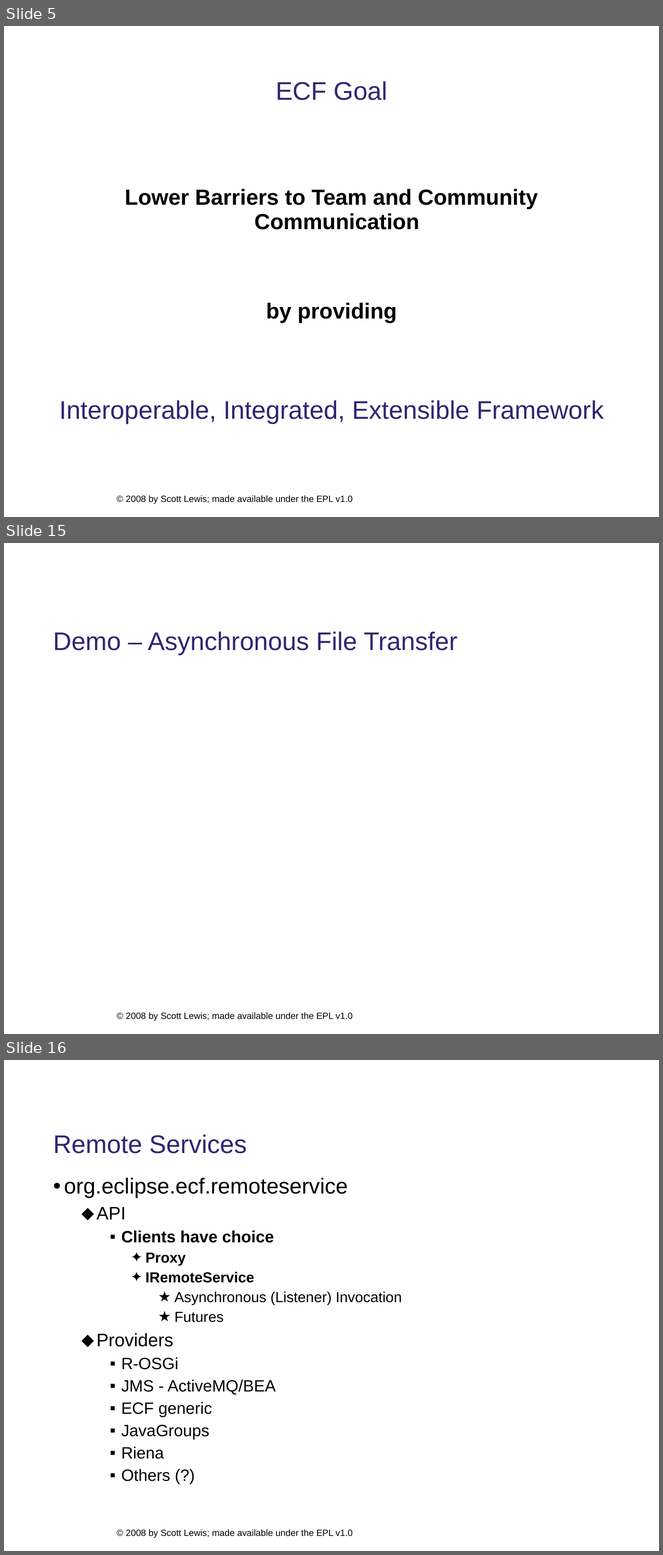
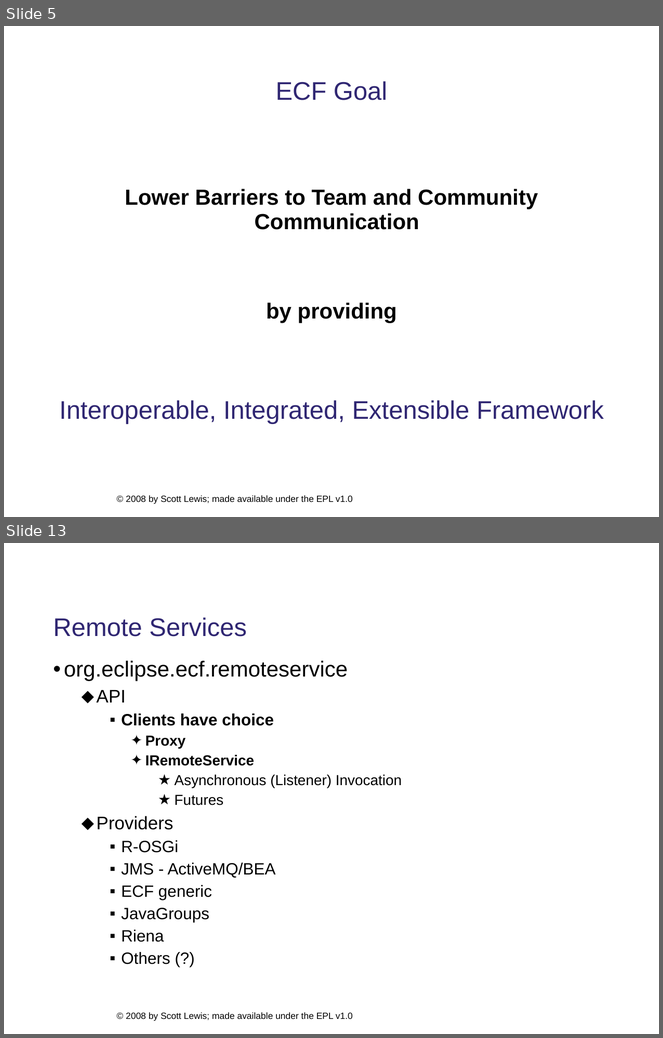
Before and after one commit to eclipse/ecf-website, a slide deck: presentations/eclipsecon2008/longtalk134/ecf_eclipsecon2008_134.ppt. Shown one above the other, each under a label of ours: slides 5, 15 and 16 before the commit, slides 5 and 13 after it; the slides between them are not shown. The pictures are 663x1555 and 663x1038 pixels, drawn with LibreOffice and Linux fonts; fonts in the diff are those of the drawing; background and template pictures are left out. Boxes give left, top, right and bottom in pixels: in the first picture for what was removed or moved away, otherwise in the second. Text is boxed around its words. In the diff, an @@ line names an element or a change of style, - is before the commit and + after.

```diff
--- a/presentations/eclipsecon2008/longtalk134/ecf_eclipsecon2008_134.ppt
+++ b/presentations/eclipsecon2008/longtalk134/ecf_eclipsecon2008_134.ppt
@@ slide 15 removed at (4, 543, 659, 1034), background #FFFFFF; not listed: 1 template element that a slide beside it also shows @@
@@ title removed at (53, 631, 457, 655) @@
-Demo – Asynchronous File Transfer
@@ what was slide 16 is now slide 13 @@
```
Also in this commit, not shown: 6 slides changed, 3 slides added, 6 other slides removed, 1 other file.
